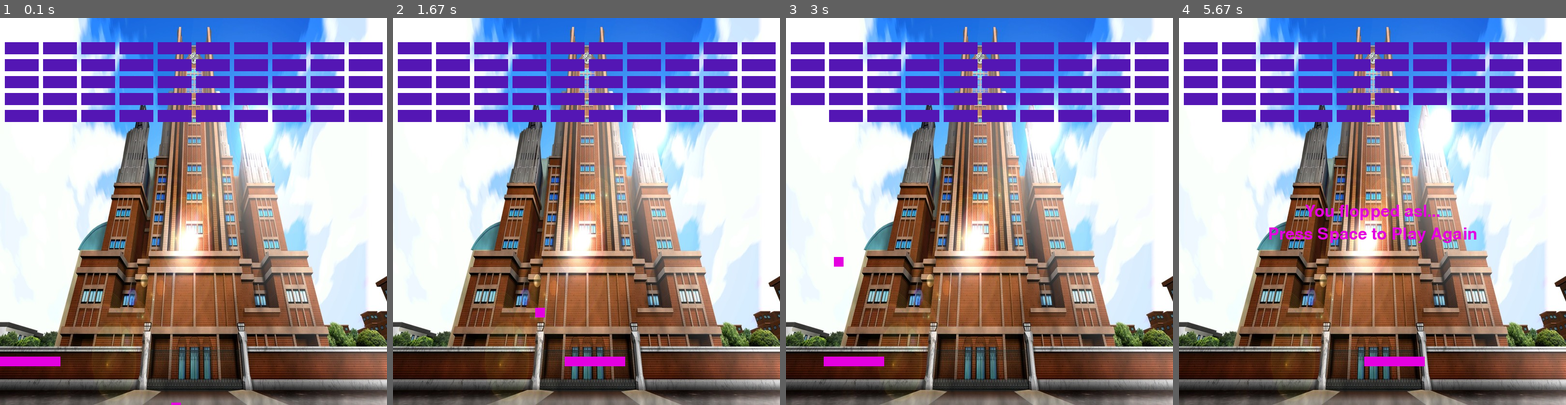
Above: before the commit, frames 1-4 (left to right).
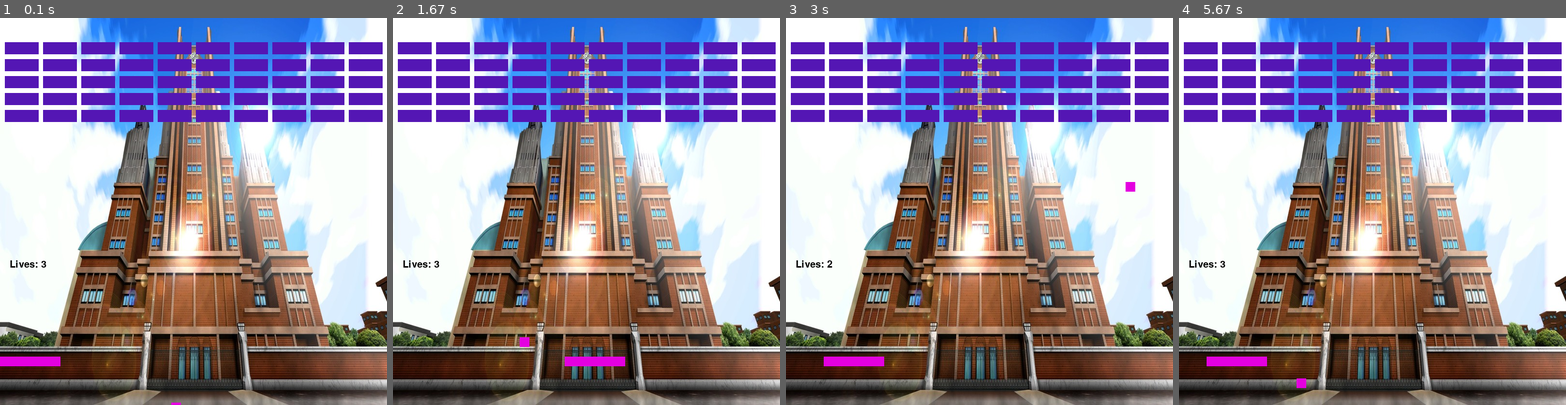
Above: after the commit, the same moments.

Repository: mikabe1805/midyear-project
Game: pygame game, started from breakout_main.py
The game is run twice, just before and just after one commit, with the same random seed, the same clock (stepped at 60 frames per second) and the same inputs.
Inputs (mouse positions are in pixels of both pictures, inside the frame that each line leads up to):
- Up to frame 1 (0.1 s): no input
- Up to frame 2 (1.67 s): click (586, 211) at 0.38 s; click (625, 296) at 0.72 s; click (729, 346) at 1.05 s; hold Space from 1.33 s (still down); click (594, 79) at 1.42 s
- Up to frame 3 (3 s): release Space at 1.8 s; click (979, 257) at 1.88 s; click (1056, 180) at 2.22 s; click (1114, 312) at 2.55 s; click (855, 250) at 2.88 s
- Up to frame 4 (5.67 s): click (1260, 137) at 3.22 s; click (1279, 281) at 3.55 s; click (1511, 300) at 3.88 s; click (1256, 354) at 4.22 s; click (1252, 234) at 4.55 s; click (1395, 319) at 4.88 s; tap Space at 5.17 s; click (1237, 346) at 5.55 s

The runs differ from the first frame. In frame 1, less than 0.1% of the frame differs, in the area x 2-12%, y 62-65%; in frame 2, 0.2%; in frame 3, 0.5%; in frame 4, 2.7%, in the area x 1-77%, y 23-96%.

Commit message:
added lives, changed font

Diff:
--- a/breakout_main.py
+++ b/breakout_main.py
@@ -14,14 +14,14 @@
 DARKPURPLE = (84, 22, 180)
 MAGENTA = (228, 0, 224)
 
+# lives
+lives = 3
+
 # background
 bg = pygame.image.load('hopespeak.png')
 
 # clock for fps
 clock = pygame.time.Clock()
-
-# game over
-gameover = False
 
 # paddle
 class Paddle(object):
@@ -70,7 +70,7 @@
         self.yy = self.y + self.h
 
         self.ranNum = random.randint(0,10)
-        if self.ranNum < 2:
+        if self.ranNum < 1:
             self.pregnant = True
         else:
             self.pregnant = False
@@ -95,16 +95,18 @@
     for b in bricks:
         b.draw(win)
 
-    font = pygame.font.SysFont('comicsans', 50)
+    font = pygame.font.Font("SuperLegendBoy-4w8y.ttf", 30)
+
+    tLives = font.render("Lives: " + str(lives), 1, BLACK)
+    win.blit(tLives, (20,500))
 
 # game over
-    if gameover:
-        if len(bricks) == 0:
-            resText = font.render("Why did you slay..", 1, (MAGENTA))
-        else:
-            resText = font.render("You flopped asl...", 1, (MAGENTA))
+    if len(bricks) == 0:
+        resText = font.render("Why did you slay..", 1, (DARKPURPLE))
+    if lives == 0:
+        resText = font.render("You flopped asl...", 1, (DARKPURPLE))
         win.blit(resText, ((sw//2 - resText.get_width()//2), sh//2 - resText.get_height()//2))
-        playAgainText = font.render("Press Space to Play Again", 1, (MAGENTA))
+        playAgainText = font.render("Press Space to Play Again", 1, (DARKPURPLE))
         win.blit(playAgainText, ((sw//2 - playAgainText.get_width()//2), sh//2 + 30 ))
 
     pygame.display.update()
@@ -117,7 +119,7 @@
 run = True
 while run:
     clock.tick(100)
-    if not gameover:
+    if lives != 0:
         for ball in balls:
             ball.move()
         if pygame.mouse.get_pos()[0] - player.w//2 < 0:
@@ -160,16 +162,14 @@
 
 
         if len(balls) == 0:
-            gameover = True
+            ball = Ball(sw/2 - 10, sh - 300, 20, 20, (MAGENTA))
+            balls.append(ball)
+            lives -= 1
 
     keys = pygame.key.get_pressed()
-    if len(bricks) == 0:
-        won = True
-        gameover = True
-    if gameover:
+    if lives == 0:
         if keys[pygame.K_SPACE]:
-            gameover = False
-            won = False
+            lives = 3
             ball = Ball(sw/2 - 10, sh - 200, 20, 20, (MAGENTA))
             if len(balls) == 0:
                 balls.append(ball)
